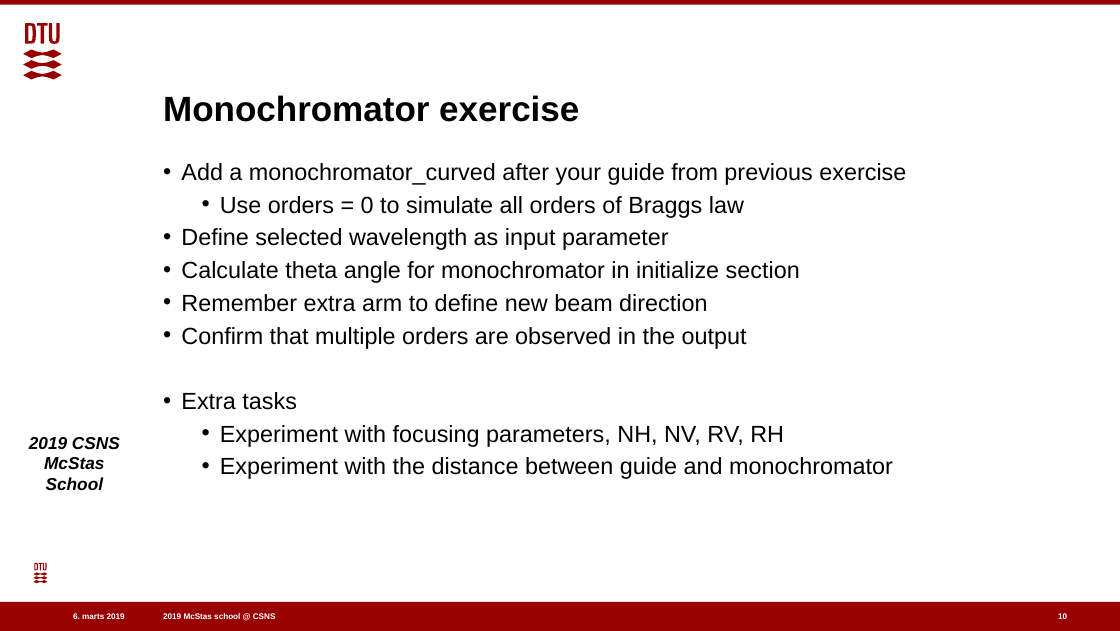
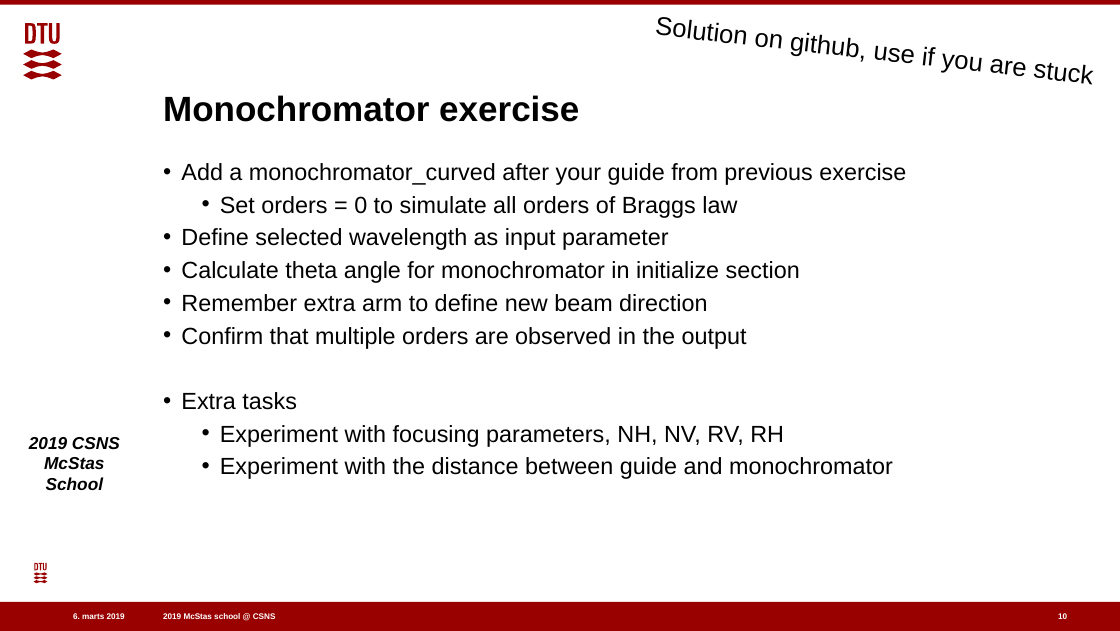
Before and after one commit to eddymaoui/Schools, a slide deck: slide 10 of CSNS_March_2019/2_Tuesday_March_26th/4_monochromators/Monochromator.pptx. Drawn at 1120x631 pixels with LibreOffice and Linux fonts; fonts in the diff are those of the drawing; background and template pictures are left out. Boxes give left, top, right and bottom in pixels: in the first picture for what was removed or moved away, otherwise in the second. Text is boxed around its words. In the diff, an @@ line names an element or a change of style, - is before the commit and + after.

```diff
--- a/CSNS_March_2019/2_Tuesday_March_26th/4_monochromators/Monochromator.pptx
+++ b/CSNS_March_2019/2_Tuesday_March_26th/4_monochromators/Monochromator.pptx
@@ text added at (655,17,1092,85), 22 pt, text #000000 @@
+Solution on github, use if you are stuck
@@ text at (220,196,737,218): text changed @@
-    • Use orders = 0 to simulate all orders of Braggs law
+    • Set orders = 0 to simulate all orders of Braggs law
```
Also in this commit, not shown: 2 other slides changed, 1 other file.
